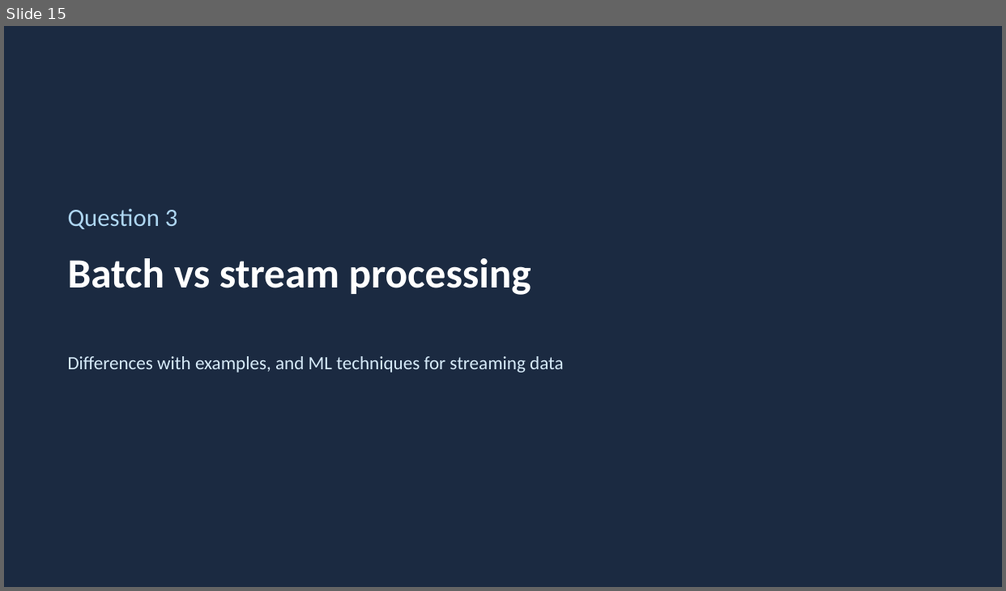
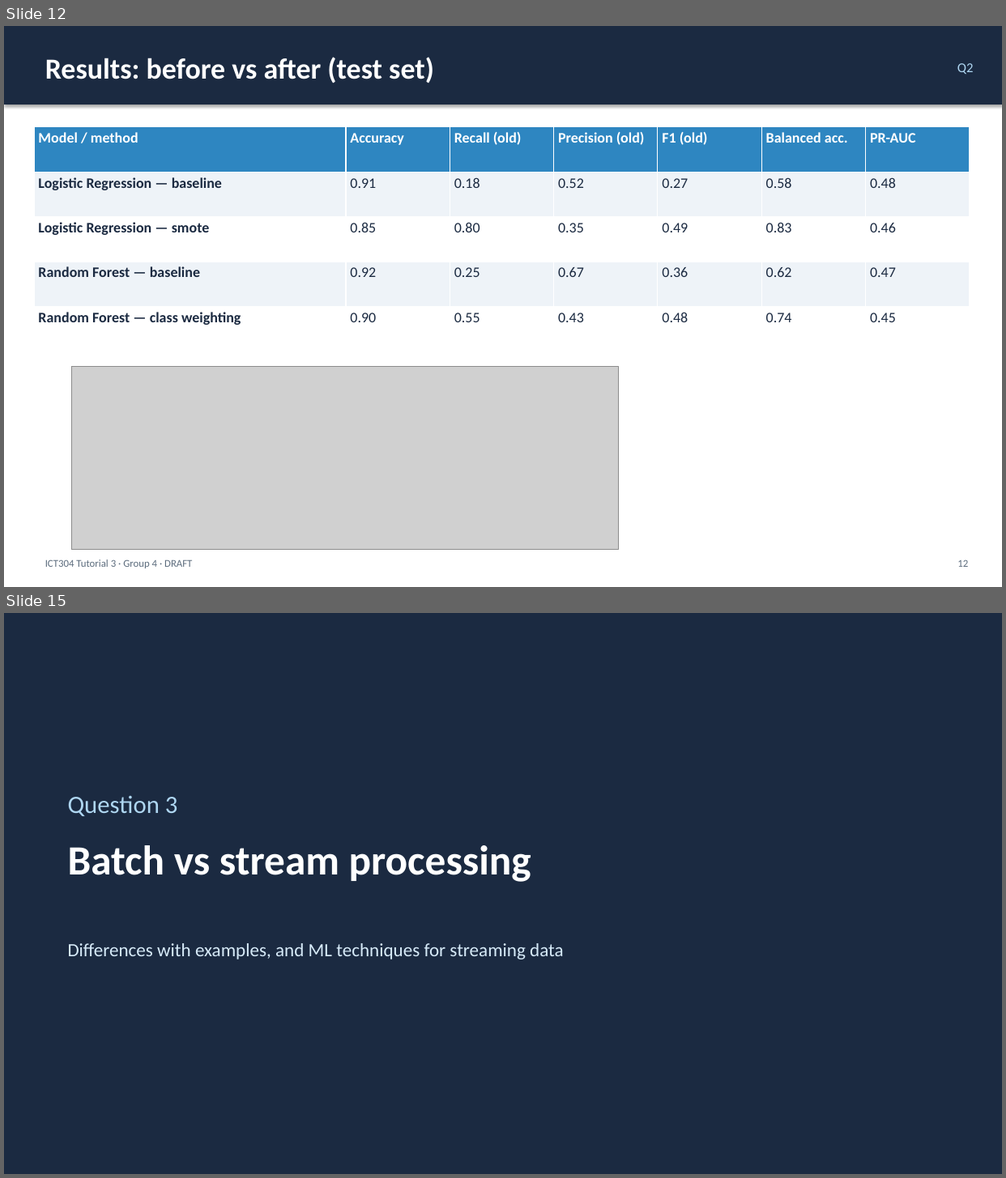
Before and after one commit to abey-joseph/ICT304-Tutorial3-Group4, a slide deck: Presentation/ICT304_Tutorial3_Group4_DRAFT.pptx. Shown one above the other, each under a label of ours: slide 15 before the commit, slides 12 and 15 after it; the slides between them are not shown. The pictures are 1006x591 and 1006x1178 pixels, drawn with LibreOffice and Linux fonts; fonts in the diff are those of the drawing; grey boxes stand for pictures. Boxes give left, top, right and bottom in pixels: in the first picture for what was removed or moved away, otherwise in the second. Text is boxed around its words. In the diff, an @@ line names an element or a change of style, - is before the commit and + after.

```diff
--- a/Presentation/ICT304_Tutorial3_Group4_DRAFT.pptx
+++ b/Presentation/ICT304_Tutorial3_Group4_DRAFT.pptx
@@ slide 12 added at (x1=4, y1=26, x2=1002, y2=587), background #FFFFFF @@
@@ rectangle added at (x1=4, y1=26, x2=1002, y2=105), fill #1B2A41 @@
@@ text added at (x1=45, y1=57, x2=434, y2=84), 28 pt, text #FFFFFF, bold @@
+Results: before vs after (test set)
@@ text added at (x1=957, y1=63, x2=974, y2=74), 13 pt, text #AED6F1 @@
+Q2
@@ table added at (x1=34, y1=127, x2=970, y2=352), 5 rows, 7 columns @@
+Model / method | Accuracy | Recall (old) | Precision (old) | F1 (old) | Balanced acc. | PR-AUC
+Logistic Regression — baseline | 0.91 | 0.18 | 0.52 | 0.27 | 0.58 | 0.48
+Logistic Regression — smote | 0.85 | 0.80 | 0.35 | 0.49 | 0.83 | 0.46
+Random Forest — baseline | 0.92 | 0.25 | 0.67 | 0.36 | 0.62 | 0.47
+Random Forest — class weighting | 0.90 | 0.55 | 0.43 | 0.48 | 0.74 | 0.45
@@ picture added at (x1=71, y1=367, x2=618, y2=550) @@
@@ text added at (x1=45, y1=560, x2=192, y2=569), 10 pt, text #5D6D7E @@
+ICT304 Tutorial 3 · Group 4 · DRAFT
@@ text added at (x1=957, y1=560, x2=968, y2=567), 10 pt, text #5D6D7E @@
+12
```
Also in this commit, not shown: 5 slides changed, 1 slide removed, 10 other files.
